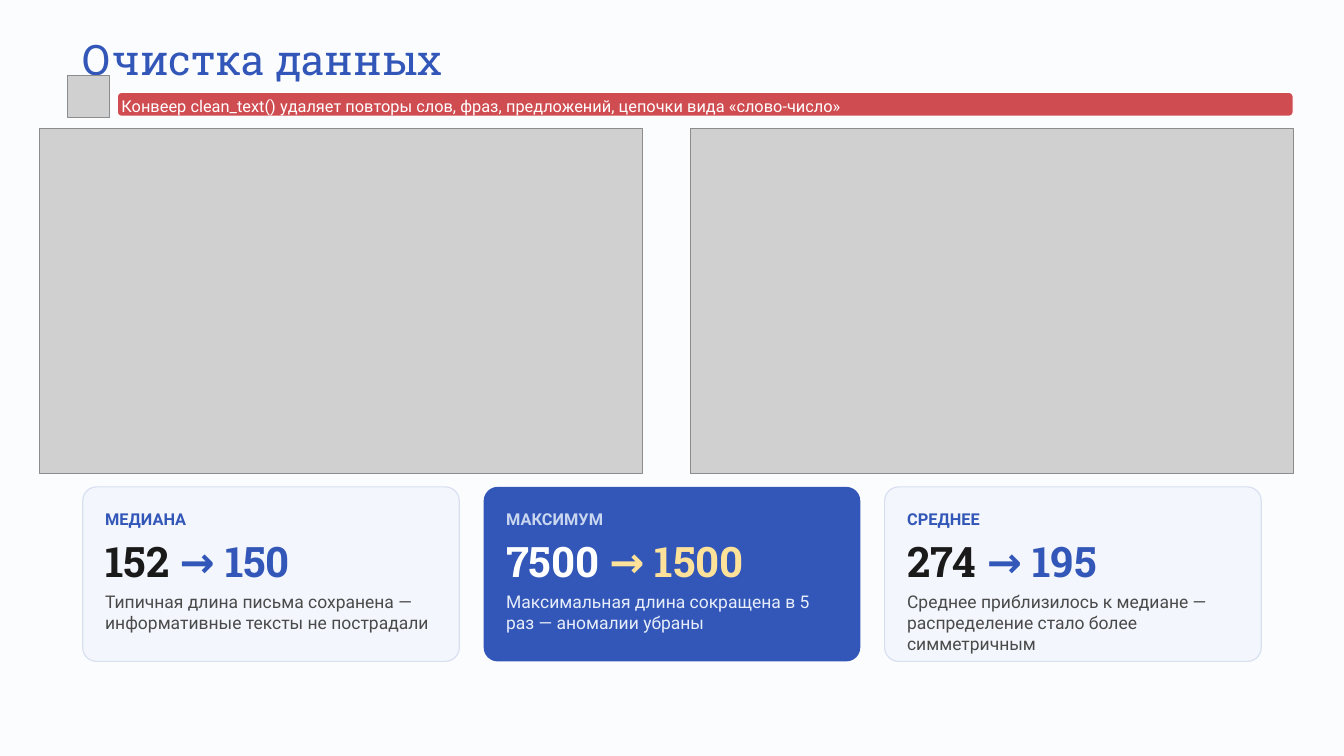
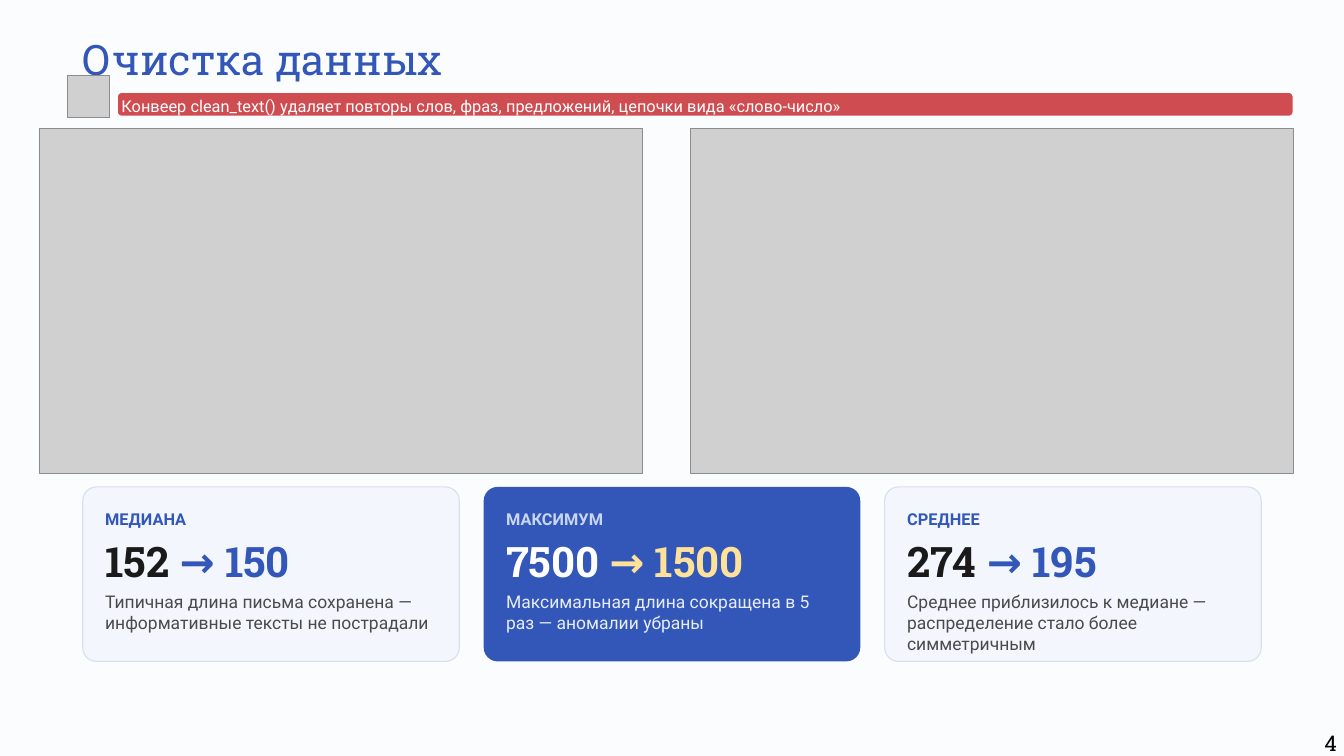
Before and after one commit to KVTur23/Mifi_VKR, a slide deck: slide 5 of text/Презентация/VKR_presentation.pptx (slide 4 before the commit). Drawn at 1344x756 pixels with LibreOffice and Linux fonts; fonts in the diff are those of the drawing; grey boxes stand for pictures. Boxes give left, top, right and bottom in pixels: in the first picture for what was removed or moved away, otherwise in the second. Text is boxed around its words. In the diff, an @@ line names an element or a change of style, - is before the commit and + after.

Commit message:
Update thesis text: figures, presentation, defence docs
Add pipeline figures (aug/few-shot/fine-tune/validation SVG), finetune
presentation draft; refresh main presentation, text and review docs.

```diff
--- a/text/Презентация/VKR_presentation.pptx
+++ b/text/Презентация/VKR_presentation.pptx
@@ text added at box(1324, 735, 1337, 751), 18.5 pt, text #000000 @@
+4
```
Also in this commit, not shown: 8 other slides changed, 4 slides added, 2 slides removed, 11 other files.
